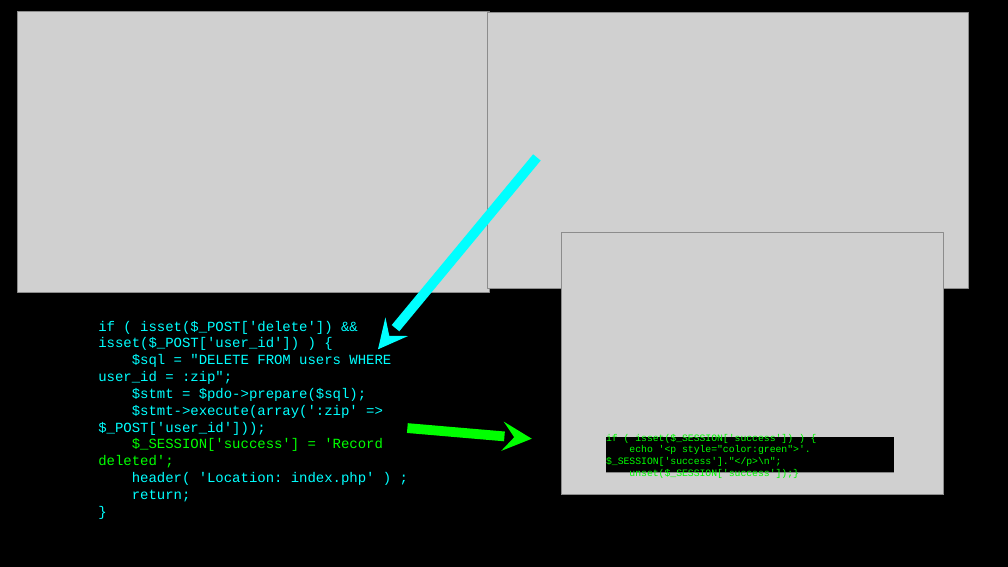
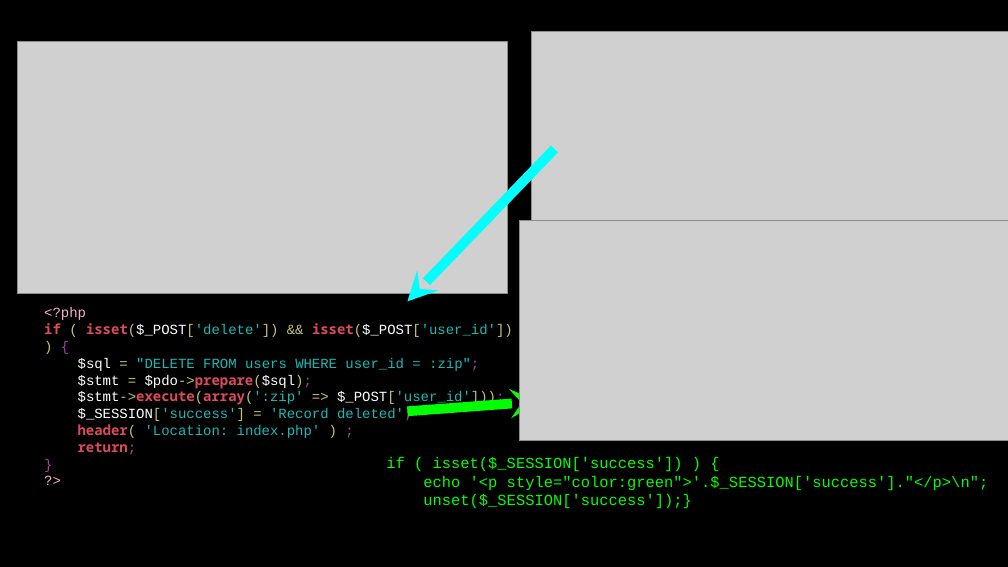
Before and after one commit to csev/wa4e, a slide deck: slide 12 of lectures/PHP-08-CRUD.ppt. Drawn at 1008x567 pixels with LibreOffice and Linux fonts; fonts in the diff are those of the drawing; grey boxes stand for pictures. Boxes give left, top, right and bottom in pixels: in the first picture for what was removed or moved away, otherwise in the second. Text is boxed around its words. In the diff, an @@ line names an element or a change of style, - is before the commit and + after.

Commit message:
Updates

```diff
--- a/lectures/PHP-08-CRUD.ppt
+++ b/lectures/PHP-08-CRUD.ppt
@@ picture: place and size @@
-picture at [17, 12, 490, 292]
+picture at [17, 41, 507, 294]
@@ picture: place and size @@
-picture at [487, 13, 968, 288]
+picture at [532, 31, 1008, 221]
@@ arrow moved from (378, 350) - (537, 157) to (407, 301) - (554, 149) @@
@@ picture: place and size @@
-picture at [561, 233, 944, 495]
+picture at [519, 221, 1008, 442]
@@ text at [44, 307, 86, 320]: paragraph added @@
+<?php
@@ text at [44, 307, 513, 455]: paragraph added @@
+?>
@@ text at [44, 323, 513, 455]: font Courier New to Noto Sans Mono, text colour #00FFFF to #DD495D, bold on in "if isset($_POST['delete']) isset($_POST['user_id'])", "$pdo->prepare($sql);", "$stmt->execute(array(':zip'", "header(" and 1 more places; text colour #00FFFF to #C8C473 in "( isset($_POST['delete']) && isset($_POST['user_id']) )", "=", "= $pdo->prepare($sql);", "$stmt->execute(array(':zip' => $_POST['user_id']));" and 1 more places; text colour #00FFFF to #FFFFFF in "isset($_POST['delete']) isset($_POST['user_id'])", "$sql", "$stmt $pdo->prepare($sql);", "$stmt->execute(array(':zip' $_POST['user_id']));"; text colour #00FFFF to #18B9B7 in "isset($_POST['delete']) isset($_POST['user_id'])", ""DELETE FROM users WHERE user_id = :zip";", "$stmt->execute(array(':zip' $_POST['user_id']));", "'Location: index.php'"; text colour #00FFFF to #9F47A0 in "{", ":zip";", "$pdo->prepare($sql);", "$_POST['user_id']));" and 3 more places; text colour #00FF00 to #FFFFFF in "$_SESSION['success']"; text colour #00FF00 to #C8C473 in "$_SESSION['success'] ="; text colour #00FF00 to #18B9B7 in "$_SESSION['success'] 'Record deleted';"; text colour #00FF00 to #9F47A0 in "deleted';" @@
@@ text "<?php": place and size @@
-text "<?php" at [98, 321, 391, 502]
+text "<?php" at [44, 307, 513, 455]
@@ arrow moved from (532, 438) - (407, 428) to (539, 401) - (407, 411) @@
@@ text "if ( isset($_SESSION['success']) ) {": place and size @@
-text "if ( isset($_SESSION['success']) ) {" at [606, 437, 894, 473]
+text "if ( isset($_SESSION['success']) ) {" at [386, 457, 989, 509]
@@ text "if ( isset($_SESSION['success']) ) {" at [386, 457, 989, 509]: size 7 to 11 pt @@
```
Also in this commit, not shown: 10 other slides changed, 1 slide added, 1 slide removed.
